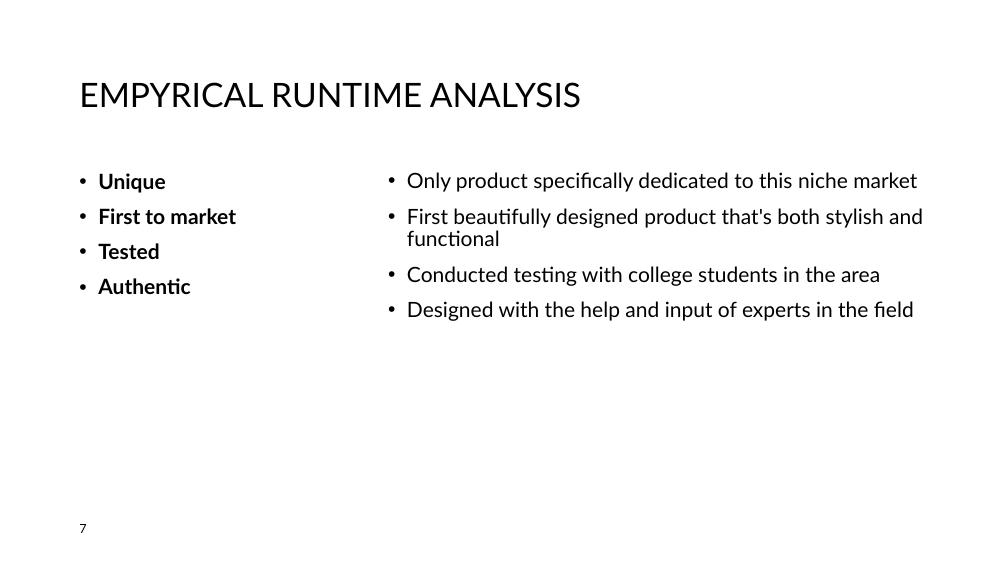
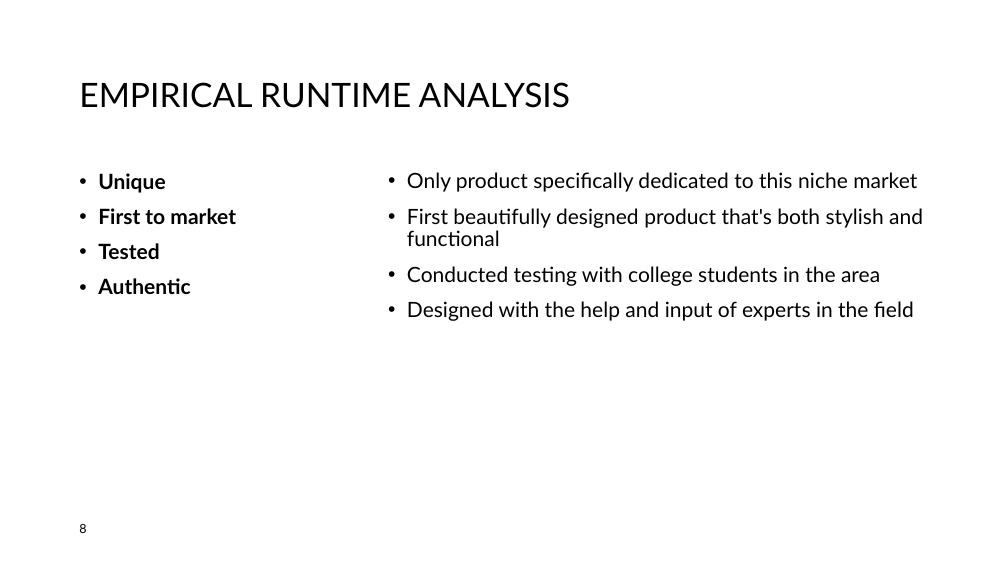
Before and after one commit to PictureOfGray/CS412-Team-NAME, a slide deck: slide 8 of presentations/TeamNAMETSP.pptx (slide 7 before the commit). Drawn at 1008x567 pixels with LibreOffice and Linux fonts; fonts in the diff are those of the drawing; background and template pictures are left out. Boxes give left, top, right and bottom in pixels: in the first picture for what was removed or moved away, otherwise in the second. Text is boxed around its words. In the diff, an @@ line names an element or a change of style, - is before the commit and + after.

```diff
--- a/presentations/TeamNAMETSP.pptx
+++ b/presentations/TeamNAMETSP.pptx
@@ title at [79, 82, 570, 108]: text changed @@
-EMPYRICAL RUNTIME ANALYSIS
+EMPIRICAL RUNTIME ANALYSIS
@@ page number at [79, 524, 86, 533]: text changed @@
-7
+8
```
Also in this commit, not shown: 2 other slides changed, 8 slides added, 7 slides removed, 2 other files.
